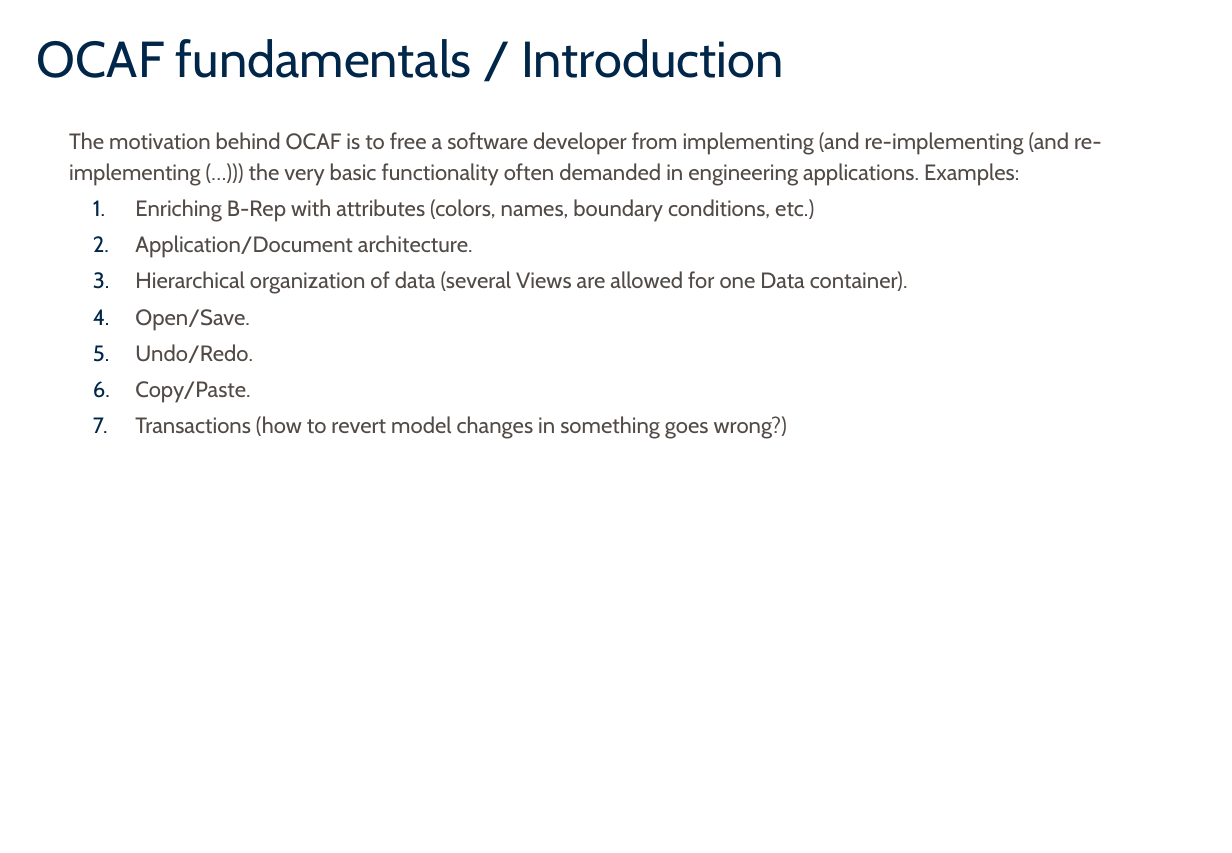
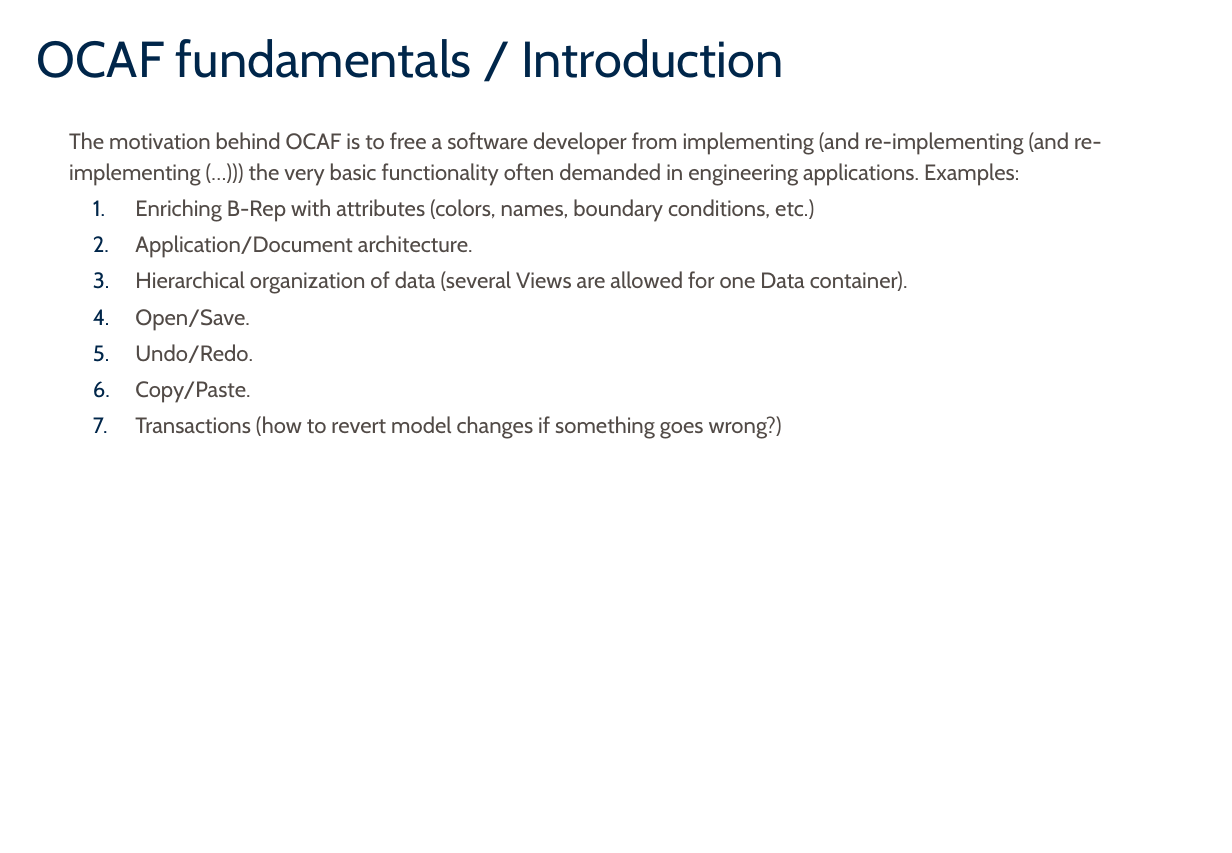
Before and after one commit to ninjacoderz/OCCT-Lessions, a slide deck: slide 14 of docs/02_OpenCascade_OCAF.pptx. Drawn at 1232x853 pixels with LibreOffice and Linux fonts; fonts in the diff are those of the drawing. Boxes give left, top, right and bottom in pixels: in the first picture for what was removed or moved away, otherwise in the second. Text is boxed around its words. In the diff, an @@ line names an element or a change of style, - is before the commit and + after.

Commit message:
Fix typo.

```diff
--- a/docs/02_OpenCascade_OCAF.pptx
+++ b/docs/02_OpenCascade_OCAF.pptx
@@ text at (135,416,782,439): text changed @@
-  7. Transactions (how to revert model changes in something goes wrong?)
+  7. Transactions (how to revert model changes if something goes wrong?)
```
Also in this commit, not shown: 2 other slides changed.
